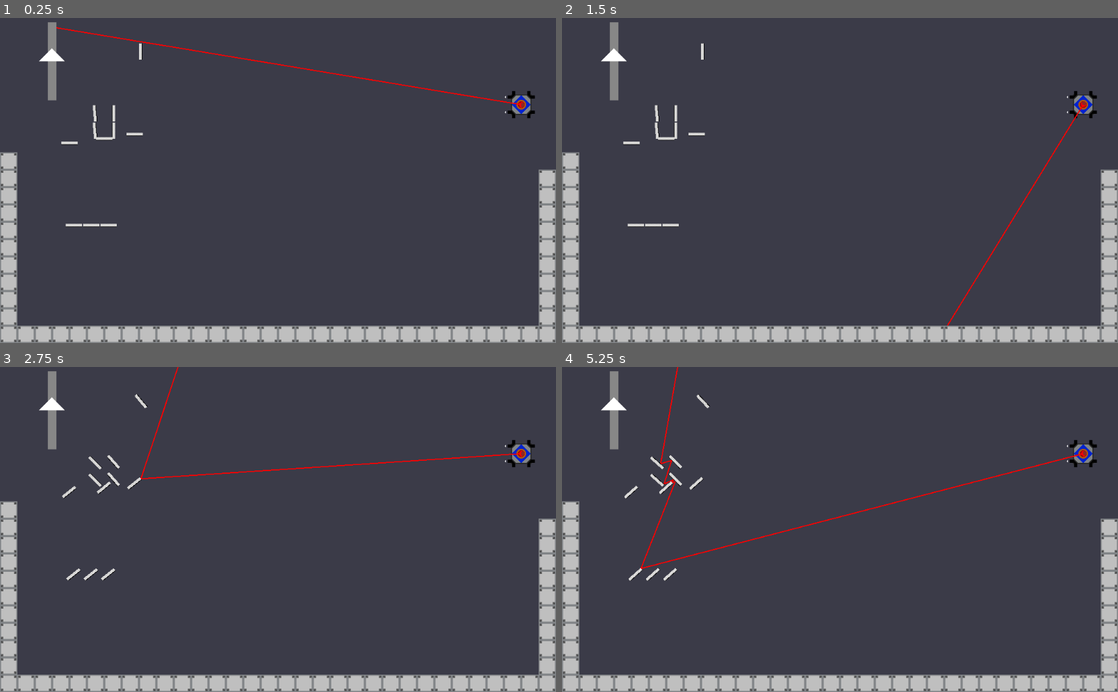
Above: before the commit, frames 1-4 (two rows, left to right).
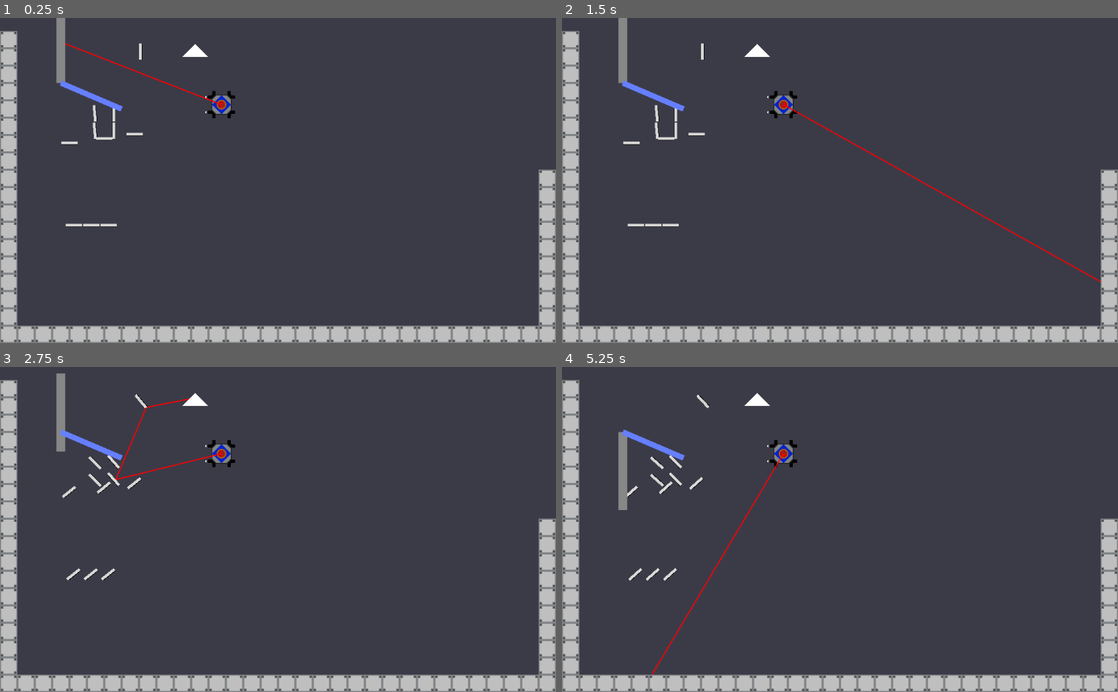
Above: after the commit, the same moments.

Repository: Call-Me-Sir/Calan-Game2021
Game: Godot game, scene res://Level 1.tscn
The game is run twice, just before and just after one commit, with the same random seed, the same clock (stepped at 60 frames per second) and the same inputs.
Inputs (mouse positions are in pixels of both pictures, inside the frame that each line leads up to):
- Up to frame 1 (0.25 s): no input
- Up to frame 2 (1.5 s): tap Enter at 0.5 s; move the mouse to (812, 245) at 0.52 s; hold Shift (speedup) from 0.53 s (still down); click (812, 245) at 0.67 s; tap Space at 1.25 s; move the mouse to (1006, 229) at 1.27 s
- Up to frame 3 (2.75 s): tap Enter at 2 s; move the mouse to (111, 480) at 2.02 s; release Shift (speedup) at 2.03 s; hold Left (Contraptionleft) from 2.03 s (still down)
- Up to frame 4 (5.25 s): move the mouse to (867, 529) at 2.77 s; click (867, 529) at 2.92 s; move the mouse to (756, 448) at 3.52 s; release Left (Contraptionleft) at 3.53 s; hold Ctrl (slowdown) 3.53-4.28 s; tap Space at 4.25 s; move the mouse to (962, 513) at 4.27 s; hold Right (Contraptionright) 4.28-5.03 s; move the mouse to (728, 545) at 5.02 s; hold Shift (speedup) from 5.03 s (still down); click (728, 545) at 5.17 s

The runs differ from the first frame. In frame 1, 3.2% of the frame differs, in the area x 0-97%, y 0-42%; in frame 2, 3.2%; in frame 3, 3.4%; in frame 4, 3.6%, in the area x 0-97%, y 0-95%.

Commit message:
Some Doors stuff

Diff:
--- a/RayArray/Door.gd
+++ b/RayArray/Door.gd
@@ -1,6 +1,6 @@
 extends StaticBody2D
-
-
+var open = false
+onready var line = $Line2D
 # Declare member variables here. Examples:
 # var a = 2
 # var b = "text"
@@ -8,13 +8,22 @@
 
 # Called when the node enters the scene tree for the first time.
 func _ready():
-	pass # Replace with function body.
+	line.clear_points()
+	line.add_point(Vector2.ZERO)
+
+	line.add_point($Polygon2D.global_position) # Replace with function body.
 
 
 # Called every frame. 'delta' is the elapsed time since the previous frame.
-#func _process(delta):
-#	pass
+func _process(delta):
+	pass
+	#if not _on_sensor_RayHit():
+		#open == false
+		#$AnimationPlayer.play_backwards("DoorOpen")
 
 
 func _on_Sensor_RayHit():
+	if open == false:
+		$AnimationPlayer.play("DoorOpen")
+		open = true
 	print("Hit!") # Replace with function body.
--- a/RayArray/Door.tscn
+++ b/RayArray/Door.tscn
@@ -7,21 +7,57 @@
 [sub_resource type="RectangleShape2D" id=1]
 extents = Vector2( 8, 72 )
 
+[sub_resource type="Animation" id=2]
+resource_name = "DoorOpen"
+tracks/0/type = "value"
+tracks/0/path = NodePath("Polygon2D:position")
+tracks/0/interp = 1
+tracks/0/loop_wrap = true
+tracks/0/imported = false
+tracks/0/enabled = true
+tracks/0/keys = {
+"times": PoolRealArray( 0, 1 ),
+"transitions": PoolRealArray( 1, 1 ),
+"update": 0,
+"values": [ Vector2( 0, -72 ), Vector2( 0, 72 ) ]
+}
+tracks/1/type = "value"
+tracks/1/path = NodePath("CollisionShape2D:position")
+tracks/1/interp = 1
+tracks/1/loop_wrap = true
+tracks/1/imported = false
+tracks/1/enabled = true
+tracks/1/keys = {
+"times": PoolRealArray( 0, 1 ),
+"transitions": PoolRealArray( 1, 1 ),
+"update": 0,
+"values": [ Vector2( 0, -72 ), Vector2( 0, 72 ) ]
+}
+
 [node name="Door" type="StaticBody2D"]
 collision_layer = 7
 collision_mask = 7
 script = ExtResource( 2 )
 
 [node name="CollisionShape2D" type="CollisionShape2D" parent="."]
+position = Vector2( 0, -72 )
 shape = SubResource( 1 )
 
 [node name="Polygon2D" type="Polygon2D" parent="."]
+position = Vector2( 0, -72 )
 color = Color( 0.533333, 0.533333, 0.533333, 1 )
 polygon = PoolVector2Array( -8, -72, 8, -72, 8, 72, -8, 72 )
 
 [node name="Sensor" parent="." instance=ExtResource( 1 )]
+position = Vector2( 248, -48 )
 collision_layer = 7
 collision_mask = 7
 script = ExtResource( 3 )
 
+[node name="AnimationPlayer" type="AnimationPlayer" parent="."]
+anims/DoorOpen = SubResource( 2 )
+
+[node name="Line2D" type="Line2D" parent="."]
+points = PoolVector2Array( 0, 0, 248, -48 )
+
 [connection signal="RayHit" from="Sensor" to="." method="_on_Sensor_RayHit"]
--- a/RayArray/Level 1.tscn
+++ b/RayArray/Level 1.tscn
@@ -18,7 +18,7 @@
 }
 
 [node name="Playerspaceshipkinematic" parent="." instance=ExtResource( 2 )]
-position = Vector2( 960, 160 )
+position = Vector2( 408, 160 )
 collision_layer = 5
 collision_mask = 5
 
@@ -232,6 +232,27 @@
 [node name="Prototile51" parent="Tiles" instance=ExtResource( 3 )]
 position = Vector2( 16, -160 )
 
+[node name="Prototile52" parent="Tiles" instance=ExtResource( 3 )]
+position = Vector2( 16, -320 )
+
+[node name="Prototile53" parent="Tiles" instance=ExtResource( 3 )]
+position = Vector2( 16, -288 )
+
+[node name="Prototile54" parent="Tiles" instance=ExtResource( 3 )]
+position = Vector2( 16, -352 )
+
+[node name="Prototile55" parent="Tiles" instance=ExtResource( 3 )]
+position = Vector2( 16, -480 )
+
+[node name="Prototile56" parent="Tiles" instance=ExtResource( 3 )]
+position = Vector2( 16, -416 )
+
+[node name="Prototile57" parent="Tiles" instance=ExtResource( 3 )]
+position = Vector2( 16, -448 )
+
+[node name="Prototile58" parent="Tiles" instance=ExtResource( 3 )]
+position = Vector2( 16, -384 )
+
 [node name="RigidBody2D" type="RigidBody2D" parent="."]
 
 [node name="CollisionShape2D" type="CollisionShape2D" parent="RigidBody2D"]
@@ -239,4 +260,4 @@
 shape = SubResource( 1 )
 
 [node name="Door" parent="." instance=ExtResource( 4 )]
-position = Vector2( 96, 80 )
+position = Vector2( 112, 120 )
--- a/RayArray/NewRedLaser.gd
+++ b/RayArray/NewRedLaser.gd
@@ -57,3 +57,4 @@
 	if ray.is_colliding():
 		if ray.get_collider().name == "Sensor":
 			ray.get_collider().emit_signal("RayHit")
+			print("hitting sensor")
Not shown: 1 places in RayArray/Door.tscn that only renumber resources
